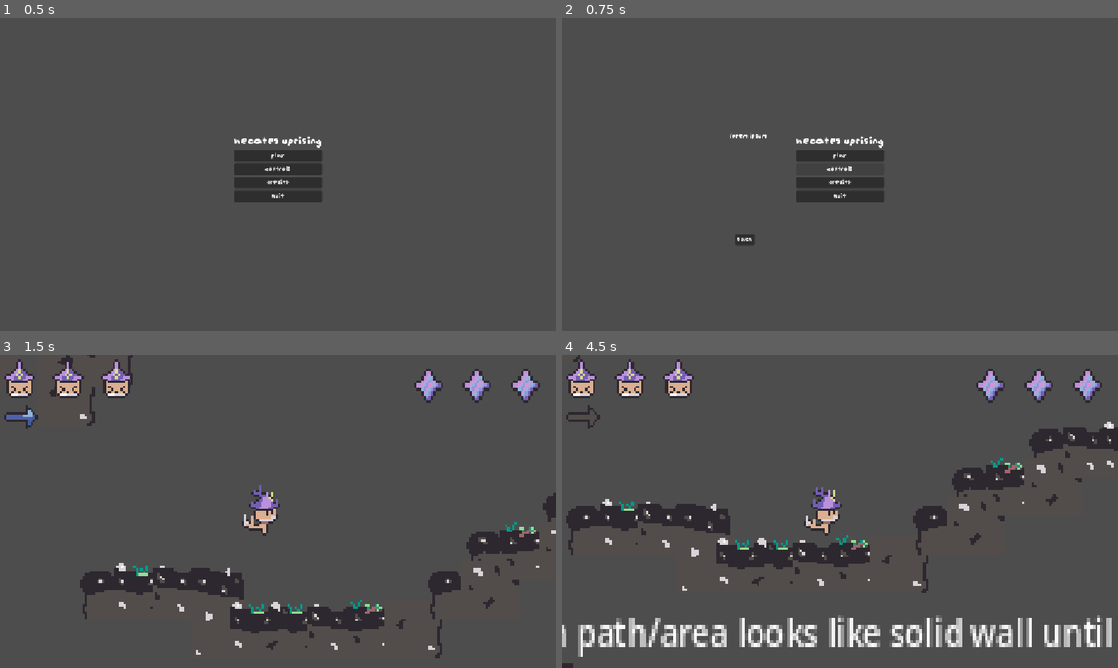
Above: before the commit, frames 1-4 (two rows, left to right).
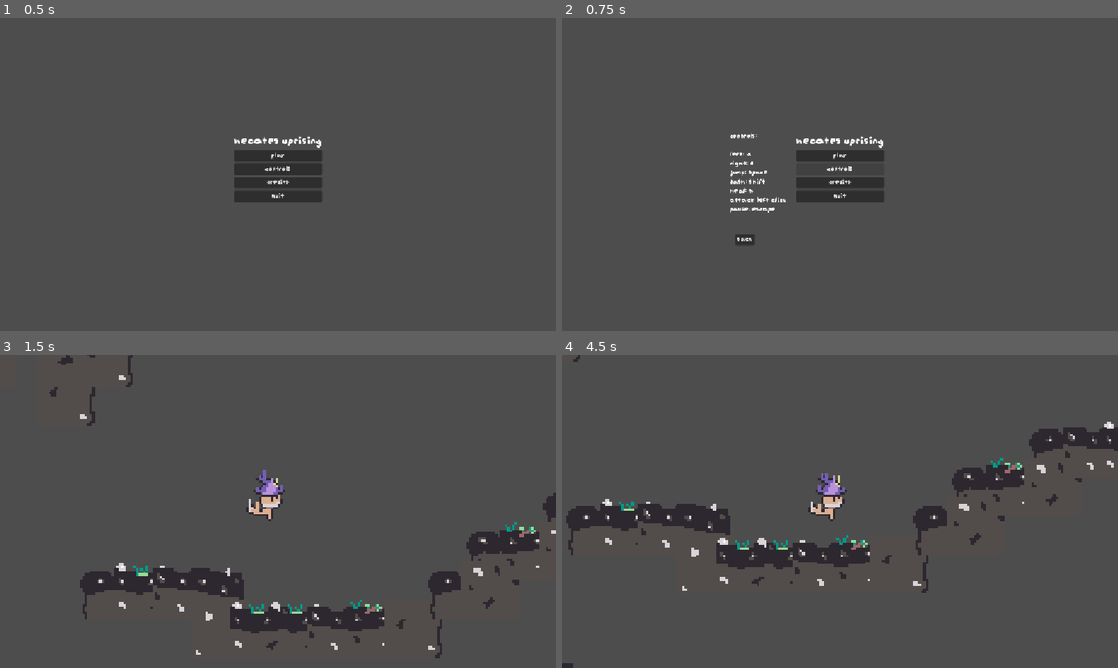
Above: after the commit, the same moments.

Repository: Astral-Scribe/Jame-Gam-Game-Jam-Game
Game: Godot game, scene res://scenes/main_menu.tscn
Same seed, same stepped clock (60 frames per second), same inputs: the game is played once before the commit and once after it.
Inputs (mouse positions are in pixels of both pictures, inside the frame that each line leads up to):
- Up to frame 1 (0.5 s): no input
- Up to frame 2 (0.75 s): click "controls" at 0.5 s
- Up to frame 3 (1.5 s): click "play" at 1.25 s
- Up to frame 4 (4.5 s): tap Enter at 2 s; move the mouse to (962, 495) at 2.02 s; hold H (heal) 2.03-2.78 s; hold D (move_right) 2.03-3.53 s; tap Shift (dash) at 2.1, 3.8, 4.35 s; click (962, 495) at 2.17 s; tap Space (jump) at 2.27, 2.57, 3.02, 3.05, 3.32, 3.6 s; move the mouse to (728, 527) at 2.77 s; tap H (heal) at 2.85 s; move the mouse to (895, 442) at 3.52 s; hold A (move_left) 3.53-4.28 s; move the mouse to (812, 574) at 4.27 s; hold D (move_right) from 4.28 s (still down); click (812, 574) at 4.42 s

Frame 1 is identical in both runs. In frame 2, 0.4% of the frame differs, in the area x 30-41%, y 36-63%; in frame 3, 3.2%; in frame 4, 7.7%, in the area x 0-99%, y 1-97%.

Commit message:
finalized pauser and main menu text

Diff:
--- a/game/project.godot
+++ b/game/project.godot
@@ -54,7 +54,11 @@
 pause={
 "deadzone": 0.2,
 "events": [Object(InputEventKey,"resource_local_to_scene":false,"resource_name":"","device":16,"window_id":0,"alt_press …(195 unchanged characters)…
-, Object(InputEventKey,"resource_local_to_scene":false,"resource_name":"","device":-1,"window_id":0,"alt_pressed":false,"shift_pressed":false,"ctrl_pressed":false,"meta_pressed":false,"pressed":false,"keycode":80,"physical_keycode":0,"key_label":0,"unicode":112,"location":0,"echo":false,"script":null)
+]
+}
+attack={
+"deadzone": 0.2,
+"events": [Object(InputEventKey,"resource_local_to_scene":false,"resource_name":"","device":-1,"window_id":0,"alt_pressed":false,"shift_pressed":false,"ctrl_pressed":false,"meta_pressed":false,"pressed":false,"keycode":69,"physical_keycode":0,"key_label":0,"unicode":101,"location":0,"echo":false,"script":null)
 ]
 }
 
--- a/game/scenes/level.tscn
+++ b/game/scenes/level.tscn
@@ -3,6 +3,7 @@
 [ext_resource type="PackedScene" uid="uid://c3ehi5sridm3b" path="res://scenes/playercontroller.tscn" id="1_2q6dc"]
 [ext_resource type="Texture2D" uid="uid://0lmpb74ep317" path="res://assets/tilesheets/ground.png" id="2_w7c3h"]
 [ext_resource type="Texture2D" uid="uid://jl6pailosdlv" path="res://assets/tilesheets/cave.png" id="3_mx8sn"]
+[ext_resource type="Theme" uid="uid://bcjjqs4t77yku" path="res://theme.tres" id="3_ppgk2"]
 [ext_resource type="PackedScene" uid="uid://clvrgbh0rwl5w" path="res://scenes/enemy_wolf.tscn" id="3_w8frs"]
 
 [sub_resource type="TileSetAtlasSource" id="TileSetAtlasSource_w8frs"]
@@ -88,37 +89,14 @@
 tile_map_data = PackedByteArray("AAD7/wIAAgAJAAAAAAD8/wIAAgAHAAAAAAD9/wIAAgANAAAAAAD+/wIAAgACAAAAAAD+/wMAAgAGAAAAAAD//w …(80944 unchanged characters)…
 tile_set = SubResource("TileSet_wfsmp")
 
-[node name="Label" type="Label" parent="TileMapLayer" unique_id=1987061785]
-offset_left = 628.0
-offset_top = -446.0
-offset_right = 799.0
-offset_bottom = -371.0
-text = "dummy/sandbag here
-|
-v"
-horizontal_alignment = 1
-
-[node name="Label2" type="Label" parent="TileMapLayer" unique_id=796439172]
-offset_left = 1107.0
-offset_top = -410.0
-offset_right = 1147.0
-offset_bottom = -387.0
-text = "cave exit"
-
-[node name="Label3" type="Label" parent="TileMapLayer" unique_id=549825967]
-offset_left = 332.0
-offset_top = -413.0
-offset_right = 409.0
-offset_bottom = -390.0
-text = "dash here"
-
-[node name="Label4" type="Label" parent="TileMapLayer" unique_id=1318740228]
-offset_left = -122.99999
-offset_top = 72.0
-offset_right = 261.0
-offset_bottom = 95.0
-scale = Vector2(0.8269692, 1)
-text = "return path/area looks like solid wall until u enter"
+[node name="dashteacher" type="Label" parent="TileMapLayer" unique_id=549825967]
+offset_left = 255.0
+offset_top = -388.0
+offset_right = 381.0
+offset_bottom = -367.0
+scale = Vector2(0.6210154, 0.6210154)
+theme = ExtResource("3_ppgk2")
+text = "Press Shift to dash"
 
 [node name="Label5" type="Label" parent="TileMapLayer" unique_id=1175882]
 offset_left = 8135.0
--- a/game/scenes/main_menu.tscn
+++ b/game/scenes/main_menu.tscn
@@ -75,7 +75,15 @@
 offset_top = -168.5
 offset_right = -73.0
 offset_bottom = -145.5
-text = "Lorem ipsum"
+text = "Controls:
+
+left: A
+right: d
+jump: space
+dash: shift
+heal: h
+attack: left click
+pause: escape"
 
 [node name="BackButton" type="Button" parent="ControlsPanel" unique_id=999958668]
 layout_mode = 0
--- a/game/scenes/pause_menu.tscn
+++ b/game/scenes/pause_menu.tscn
@@ -40,6 +40,23 @@
 layout_mode = 2
 text = "Controls"
 
+[node name="ControlsInfo" type="Label" parent="MenuContainer/ControlsButton" unique_id=2051926674]
+layout_mode = 0
+offset_left = 220.0
+offset_top = -78.0
+offset_right = 337.0
+offset_bottom = 90.0
+theme = ExtResource("2_myx47")
+text = "Controls:
+
+left: A
+right: d
+jump: space
+dash: shift
+heal: h
+attack: left click
+pause: escape"
+
 [node name="MainMenuButton" type="Button" parent="MenuContainer" unique_id=2130478138]
 layout_mode = 2
 text = "Main Menu"
--- a/game/scenes/playercontroller.tscn
+++ b/game/scenes/playercontroller.tscn
@@ -5,7 +5,6 @@
 [ext_resource type="Texture2D" uid="uid://dlqxf2phkpvs5" path="res://assets/playersprites/oldhecatemastersheet.png" id="3_w05ij"]
 [ext_resource type="Script" uid="uid://hva4nojmwlmk" path="res://scripts/hitandhurt.gd" id="4_sin08"]
 [ext_resource type="PackedScene" uid="uid://dum2yw3icu1t0" path="res://scenes/pause_menu.tscn" id="4_sulk2"]
-[ext_resource type="Theme" uid="uid://bcjjqs4t77yku" path="res://theme.tres" id="6_aaehj"]
 [ext_resource type="PackedScene" uid="uid://b67vfbj02k873" path="res://scenes/ui.tscn" id="7_w05ij"]
 
 [sub_resource type="RectangleShape2D" id="RectangleShape2D_wfsmp"]
@@ -258,7 +257,9 @@
 }]
 
 [sub_resource type="RectangleShape2D" id="RectangleShape2D_mx8sn"]
-size = Vector2(16.257355, 17.905907)
+size = Vector2(11.176928, 12.683346)
+
+[sub_resource type="CircleShape2D" id="CircleShape2D_wfsmp"]
 
 [node name="Hecate" type="CharacterBody2D" unique_id=524172200]
 collision_layer = 2
@@ -273,35 +274,39 @@
 zoom = Vector2(5, 5)
 
 [node name="PlayerAnimator" type="AnimatedSprite2D" parent="." unique_id=569411277]
-position = Vector2(0, -6)
+position = Vector2(2, -12)
 sprite_frames = SubResource("SpriteFrames_wfsmp")
 animation = &"attack"
-frame_progress = 0.23548144
-
-[node name="hitandhurt" type="Area2D" parent="." unique_id=522365120]
-position = Vector2(-1.9999996, -5)
+frame = 1
+frame_progress = 0.5231801
+
+[node name="hurtbox" type="Area2D" parent="." unique_id=522365120]
+position = Vector2(-1.9999998, -5)
 scale = Vector2(0.9841699, 1.0052549)
 collision_layer = 4
 collision_mask = 0
 script = ExtResource("4_sin08")
 
-[node name="CollisionShape2D" type="CollisionShape2D" parent="hitandhurt" unique_id=3551002]
-position = Vector2(-7.1525574e-07, 0)
-scale = Vector2(1.0000004, 1.0000004)
+[node name="CollisionShape2D" type="CollisionShape2D" parent="hurtbox" unique_id=3551002]
+position = Vector2(-7.1525574e-07, 0.99477243)
+scale = Vector2(1.0000007, 1.0000007)
 shape = SubResource("RectangleShape2D_mx8sn")
 
-[node name="InvincibilityTimer" type="Timer" parent="hitandhurt" unique_id=111175142]
+[node name="InvincibilityTimer" type="Timer" parent="hurtbox" unique_id=111175142]
 wait_time = 0.5
 
-[node name="Control" parent="." unique_id=220417034 instance=ExtResource("7_w05ij")]
+[node name="UI" parent="." unique_id=220417034 instance=ExtResource("7_w05ij")]
+visible = false
 offset_left = -103.0
 offset_top = -49.0
 offset_right = -103.0
 offset_bottom = -49.0
 
 [node name="PauseMenu" parent="." unique_id=2070311326 instance=ExtResource("4_sulk2")]
-offset_left = -1.0
-offset_top = 14.0
-offset_right = -1.0
-offset_bottom = 14.0
-theme = ExtResource("6_aaehj")
+scale = Vector2(0.4, 0.4)
+
+[node name="divehitbox" type="Area2D" parent="." unique_id=1470422868]
+
+[node name="CollisionShape2D" type="CollisionShape2D" parent="divehitbox" unique_id=126415862]
+position = Vector2(-2, -13)
+shape = SubResource("CircleShape2D_wfsmp")
--- a/game/scripts/pause_menu.gd
+++ b/game/scripts/pause_menu.gd
@@ -3,10 +3,11 @@
 @onready var resume_button: Button = $MenuContainer/ResumeButton
 @onready var controls_button: Button = $MenuContainer/ControlsButton
 @onready var main_menu_button: Button = $MenuContainer/MainMenuButton
+@onready var controls: Label = $MenuContainer/ControlsButton/ControlsInfo
 
 func _ready() -> void:
 	visible = false
-
+	controls.visible = false
 	resume_button.pressed.connect(_on_resume_pressed)
 	controls_button.pressed.connect(_on_controls_pressed)
 	main_menu_button.pressed.connect(_on_main_menu_pressed)
@@ -30,7 +31,7 @@
 	unpause_game()
 
 func _on_controls_pressed() -> void:
-	pass #link to controls thing, make it a scene
+	controls.visible = not controls.visible
 
 func _on_main_menu_pressed() -> void:
 	get_tree().paused = false
